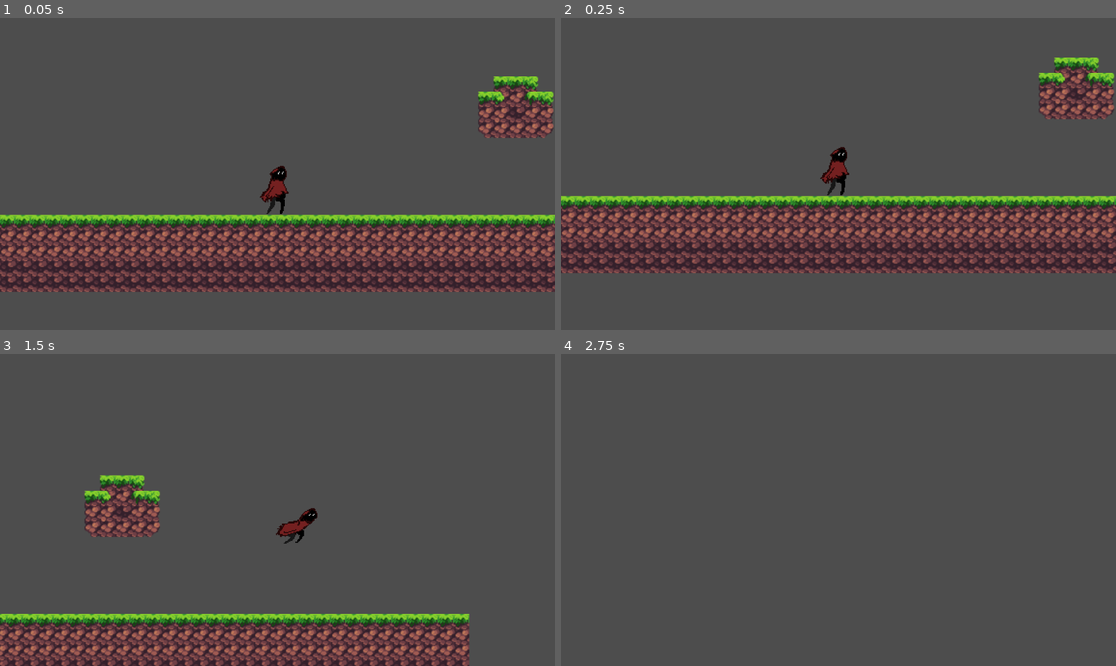
Above: before the commit, frames 1-4 (two rows, left to right).
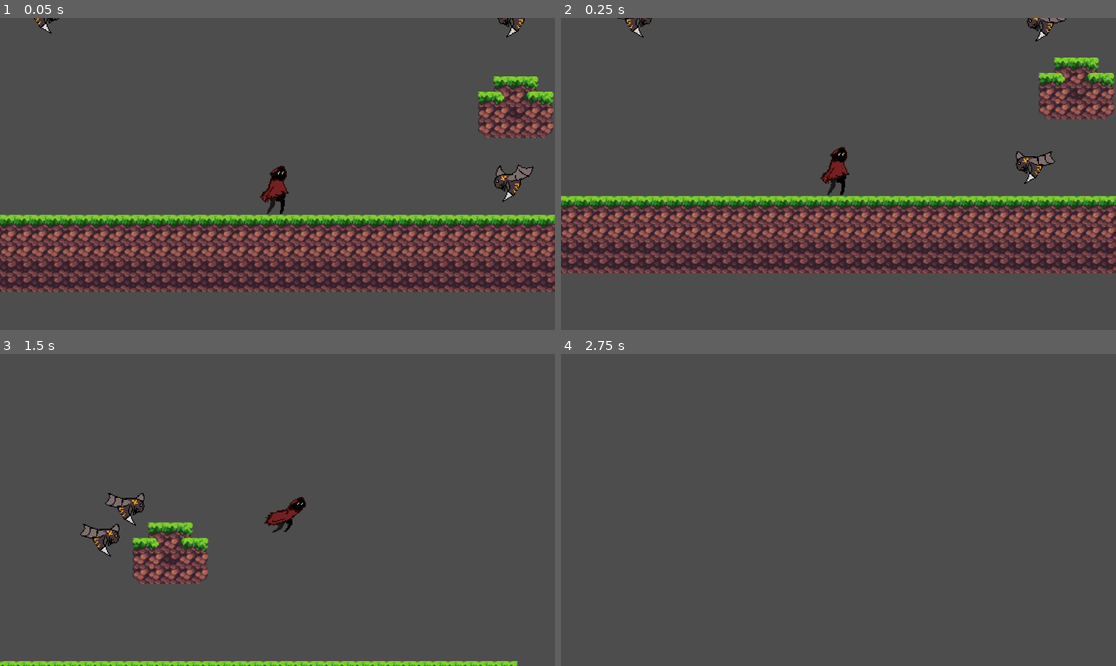
Above: after the commit, the same moments.

Repository: shrwnrhm/CopyPlatformer
Game: Godot game, scene res://Scenes/test_scene.tscn
Same seed, same stepped clock (60 frames per second), same inputs: the game is played once before the commit and once after it.
Inputs:
- Up to frame 1 (0.05 s): no input
- Up to frame 2 (0.25 s): no input
- Up to frame 3 (1.5 s): hold X (attack) 0.53-1.28 s; hold Right (move_right) from 0.53 s (still down); tap Space (jump) at 0.77 s; tap Z (special) at 0.8, 1.35 s
- Up to frame 4 (2.75 s): tap Space (jump) at 1.52 s; tap X (attack) at 1.55 s; release Right (move_right) at 2.03 s; hold Left (move_left) from 2.03 s (still down); hold X (attack) from 2.03 s (still down); tap Z (special) at 2.3 s

The runs differ from the first frame. In frame 1, 0.4% of the frame differs, in the area x 6-97%, y 0-60%; in frame 2, 0.5%; in frame 3, 19%, in the area x 0-94%, y 38-100%; in frame 4, nothing differs.

Commit message:
Created basic Sewfly object.

Diff:
--- a/Scenes/player.tscn
+++ b/Scenes/player.tscn
@@ -6,10 +6,6 @@
 [ext_resource type="Texture2D" uid="uid://gb3y0ln1m7t3" path="res://Assets/Sprites/Sewling/SewlingSpecial.png" id="5_3smsa"]
 [ext_resource type="Texture2D" uid="uid://bb43qyrkmqr3k" path="res://Assets/Sprites/Sewling/SewlingWalking.png" id="18_fs7ks"]
 [ext_resource type="Script" uid="uid://ccrm82p87gn42" path="res://Scripts/gravity_controller.gd" id="26_0gysh"]
-
-[sub_resource type="CapsuleShape2D" id="CapsuleShape2D_5x828"]
-radius = 7.0
-height = 46.0
 
 [sub_resource type="AtlasTexture" id="AtlasTexture_f1ek2"]
 atlas = ExtResource("2_x3wgy")
@@ -149,19 +145,23 @@
 "speed": 10.0
 }]
 
-[node name="Player" type="CharacterBody2D"]
+[sub_resource type="CapsuleShape2D" id="CapsuleShape2D_5x828"]
+radius = 7.0
+height = 46.0
+
+[node name="Player" type="CharacterBody2D" groups=["Player"]]
 script = ExtResource("1_p1odr")
 metadata/_edit_group_ = true
-
-[node name="CollisionShape2D" type="CollisionShape2D" parent="."]
-shape = SubResource("CapsuleShape2D_5x828")
 
 [node name="AnimatedSprite2D" type="AnimatedSprite2D" parent="."]
 texture_filter = 1
 position = Vector2(-1, 0)
 sprite_frames = SubResource("SpriteFrames_8eeqe")
-animation = &"attack"
+animation = &"special"
 offset = Vector2(2, -9)
+
+[node name="CollisionShape2D" type="CollisionShape2D" parent="."]
+shape = SubResource("CapsuleShape2D_5x828")
 
 [node name="GravityController" type="Node2D" parent="."]
 script = ExtResource("26_0gysh")
--- /dev/null
+++ b/Scenes/sewfly.tscn
@@ -0,0 +1,77 @@
+[gd_scene load_steps=12 format=3 uid="uid://bscyojs2v21h2"]
+
+[ext_resource type="Script" uid="uid://ymy8bmv3we7a" path="res://Scripts/sewfly.gd" id="1_syu1c"]
+[ext_resource type="Texture2D" uid="uid://j4ryqjj1k65o" path="res://Assets/Sprites/SewFly/SewFlyAttack.png" id="2_s88ri"]
+[ext_resource type="Texture2D" uid="uid://luec3ex6y4op" path="res://Assets/Sprites/SewFly/SewFlyIdle.png" id="3_1h4os"]
+
+[sub_resource type="AtlasTexture" id="AtlasTexture_4dexq"]
+atlas = ExtResource("2_s88ri")
+region = Rect2(0, 0, 64, 64)
+
+[sub_resource type="AtlasTexture" id="AtlasTexture_dq30u"]
+atlas = ExtResource("2_s88ri")
+region = Rect2(64, 0, 64, 64)
+
+[sub_resource type="AtlasTexture" id="AtlasTexture_yv5pb"]
+atlas = ExtResource("2_s88ri")
+region = Rect2(128, 0, 64, 64)
+
+[sub_resource type="AtlasTexture" id="AtlasTexture_c6djq"]
+atlas = ExtResource("3_1h4os")
+region = Rect2(0, 0, 64, 64)
+
+[sub_resource type="AtlasTexture" id="AtlasTexture_50atl"]
+atlas = ExtResource("3_1h4os")
+region = Rect2(64, 0, 64, 64)
+
+[sub_resource type="AtlasTexture" id="AtlasTexture_4bxll"]
+atlas = ExtResource("3_1h4os")
+region = Rect2(128, 0, 64, 64)
+
+[sub_resource type="SpriteFrames" id="SpriteFrames_gxgie"]
+animations = [{
+"frames": [{
+"duration": 1.0,
+"texture": SubResource("AtlasTexture_4dexq")
+}, {
+"duration": 1.0,
+"texture": SubResource("AtlasTexture_dq30u")
+}, {
+"duration": 1.0,
+"texture": SubResource("AtlasTexture_yv5pb")
+}],
+"loop": true,
+"name": &"attack",
+"speed": 5.0
+}, {
+"frames": [{
+"duration": 1.0,
+"texture": SubResource("AtlasTexture_c6djq")
+}, {
+"duration": 1.0,
+"texture": SubResource("AtlasTexture_50atl")
+}, {
+"duration": 1.0,
+"texture": SubResource("AtlasTexture_4bxll")
+}],
+"loop": true,
+"name": &"idle",
+"speed": 5.0
+}]
+
+[sub_resource type="CapsuleShape2D" id="CapsuleShape2D_umbdo"]
+radius = 12.0
+height = 26.0
+
+[node name="Swefly" type="CharacterBody2D"]
+script = ExtResource("1_syu1c")
+metadata/_edit_group_ = true
+
+[node name="AnimatedSprite2D" type="AnimatedSprite2D" parent="."]
+texture_filter = 1
+sprite_frames = SubResource("SpriteFrames_gxgie")
+animation = &"attack"
+offset = Vector2(4, 3)
+
+[node name="CollisionShape2D" type="CollisionShape2D" parent="."]
+shape = SubResource("CapsuleShape2D_umbdo")
--- a/Scenes/test_scene.tscn
+++ b/Scenes/test_scene.tscn
@@ -1,8 +1,9 @@
-[gd_scene load_steps=6 format=4 uid="uid://b1gk486ddtrj5"]
+[gd_scene load_steps=7 format=4 uid="uid://b1gk486ddtrj5"]
 
 [ext_resource type="Texture2D" uid="uid://cxcntxhts0dsb" path="res://Assets/Tiles/TestTileSet.png" id="1_r5l72"]
 [ext_resource type="PackedScene" uid="uid://un0y14wnyj4r" path="res://Scenes/player.tscn" id="2_50ct6"]
 [ext_resource type="Script" uid="uid://cpxr0qldmn05b" path="res://Scripts/main_camera.gd" id="3_50ct6"]
+[ext_resource type="PackedScene" uid="uid://bscyojs2v21h2" path="res://Scenes/sewfly.tscn" id="4_hb2xm"]
 
 [sub_resource type="TileSetAtlasSource" id="TileSetAtlasSource_hb2xm"]
 texture = ExtResource("1_r5l72")
@@ -447,3 +448,12 @@
 zoom = Vector2(2, 2)
 script = ExtResource("3_50ct6")
 target = NodePath("../Player")
+
+[node name="Node2D" parent="." instance=ExtResource("4_hb2xm")]
+position = Vector2(249, 50)
+
+[node name="Node2D2" parent="." instance=ExtResource("4_hb2xm")]
+position = Vector2(251, -126)
+
+[node name="Node2D3" parent="." instance=ExtResource("4_hb2xm")]
+position = Vector2(-255, -130)
--- a/Scripts/player.gd
+++ b/Scripts/player.gd
@@ -49,7 +49,8 @@
 		else:
 			velocity.y = 0
 	else:
-		velocity.y += gravity_strength * delta
+		velocity += get_gravity() * delta
+		#velocity.y += gravity_strength * delta
 
 	# Change the position
 	move_and_slide()
@@ -83,4 +84,3 @@
 	is_attacking = false
 	is_specialing = false
 	facing_locked = false
-	print("Animation finished!")
--- /dev/null
+++ b/Scripts/sewfly.gd
@@ -0,0 +1,40 @@
+extends CharacterBody2D
+
+@export var speed: float = 200.0
+
+@onready var target_position: Vector2 = Vector2.ZERO
+@onready var facing: int = 1
+
+func _physics_process(delta: float) -> void:
+	# Set player as the target position
+	# TODO: a lot, no need to call every time, don't cycle over the list but get random, line of sightm
+	for player in get_tree().get_nodes_in_group("Player"):
+		target_position = player.global_position
+
+	# Move towards the target position
+	#var direction: Vector2 = (position - target_position).normalized()
+	var direction: Vector2 = (target_position - global_position).normalized()
+	print(direction)
+	#velocity = direction * move_toward(velocity.length(), SPEED, delta) * delta
+	velocity = direction * speed
+
+	# Add the gravity.
+	if not is_on_floor():
+		# this creature can fly, so no gravity is applied
+		#velocity += get_gravity() * delta
+		pass
+
+	if direction.x > 0:
+		facing = 1
+	elif direction.x < 0:
+		facing = -1
+
+	# Left/Right orientation of the sprite
+	if facing > 0:
+		$AnimatedSprite2D.flip_h = true
+	elif facing < 0:
+		$AnimatedSprite2D.flip_h = false
+
+	$AnimatedSprite2D.play("idle")
+
+	move_and_slide()
--- a/project.godot
+++ b/project.godot
@@ -46,6 +46,10 @@
 ]
 }
 
+[physics]
+
+2d/default_gravity=2000.0
+
 [rendering]
 
 renderer/rendering_method="gl_compatibility"
Binary file removed: Assets/Sprites/Enemy01/attack01.png
Not shown, removed: Assets/Sprites/Enemy01/attack01.png.import
Binary file removed: Assets/Sprites/Enemy01/attack02.png
Not shown, removed: Assets/Sprites/Enemy01/attack02.png.import
Binary file removed: Assets/Sprites/Enemy01/attack03.png
Not shown, removed: Assets/Sprites/Enemy01/attack03.png.import
Binary file removed: Assets/Sprites/Enemy01/attack04.png
Not shown, removed: Assets/Sprites/Enemy01/attack04.png.import
Binary file removed: Assets/Sprites/Enemy01/attack05.png
Not shown, removed: Assets/Sprites/Enemy01/attack05.png.import
Binary file removed: Assets/Sprites/Enemy01/attack06.png
Not shown, removed: Assets/Sprites/Enemy01/attack06.png.import
(and 438 more such lines)
